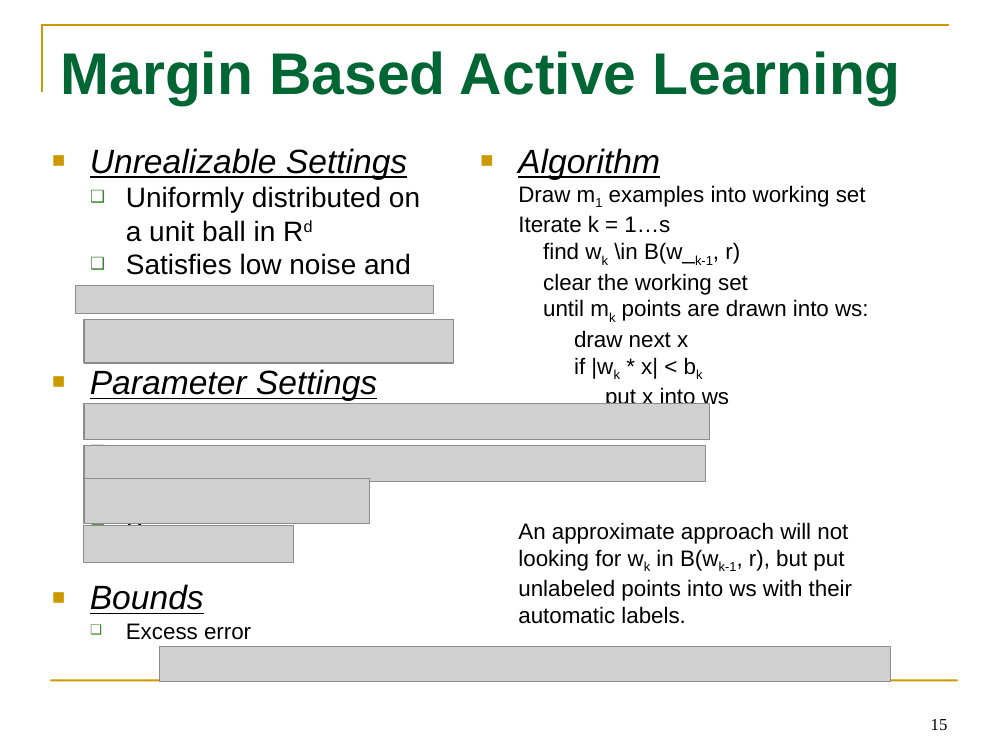
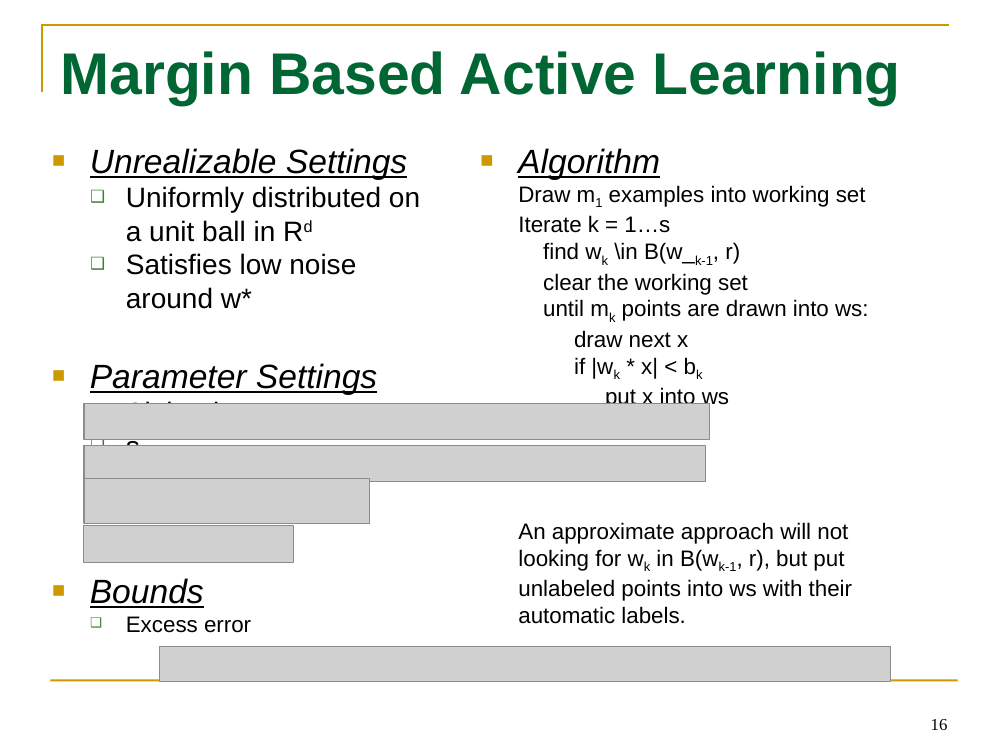
Before and after one commit to tttyy/Active-Learning, a slide deck: slide 16 of presentation/Activelearning.pptx (slide 15 before the commit). Drawn at 1008x756 pixels with LibreOffice and Linux fonts; fonts in the diff are those of the drawing; grey boxes stand for pictures. Boxes give left, top, right and bottom in pixels: in the first picture for what was removed or moved away, otherwise in the second. Text is boxed around its words. In the diff, an @@ line names an element or a change of style, - is before the commit and + after.

```diff
--- a/presentation/Activelearning.pptx
+++ b/presentation/Activelearning.pptx
@@ text at (x1=126, y1=253, x2=356, y2=309): text changed @@
-  ❑ Satisfies low noise and
+  ❑ Satisfies low noise around w*
@@ picture removed at (x1=76, y1=285, x2=434, y2=313) @@
@@ picture removed at (x1=84, y1=320, x2=454, y2=364) @@
@@ page number at (x1=931, y1=719, x2=948, y2=730): text changed @@
-15
+16
```
Also in this commit, not shown: 14 other slides changed, 3 slides added.
